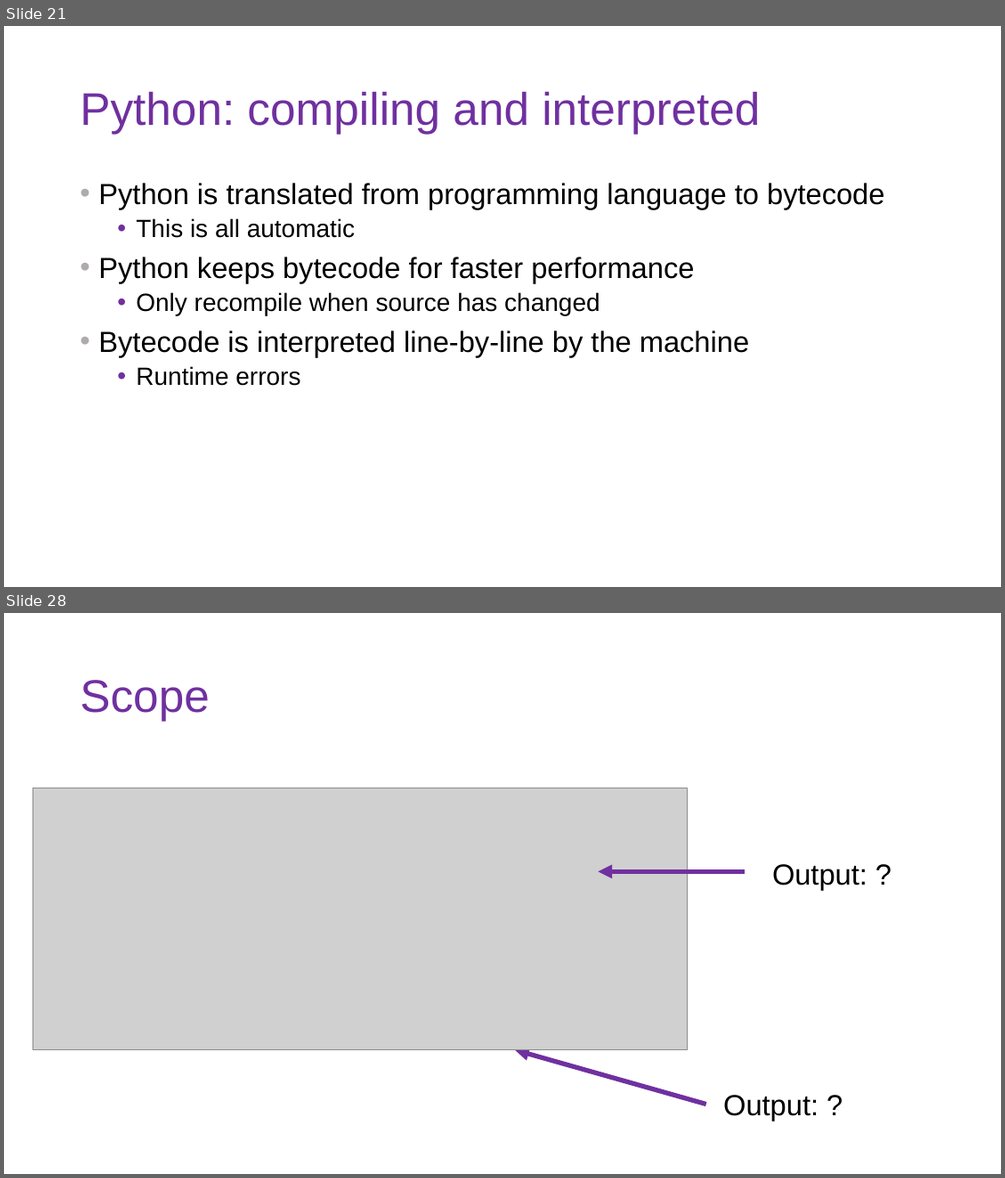
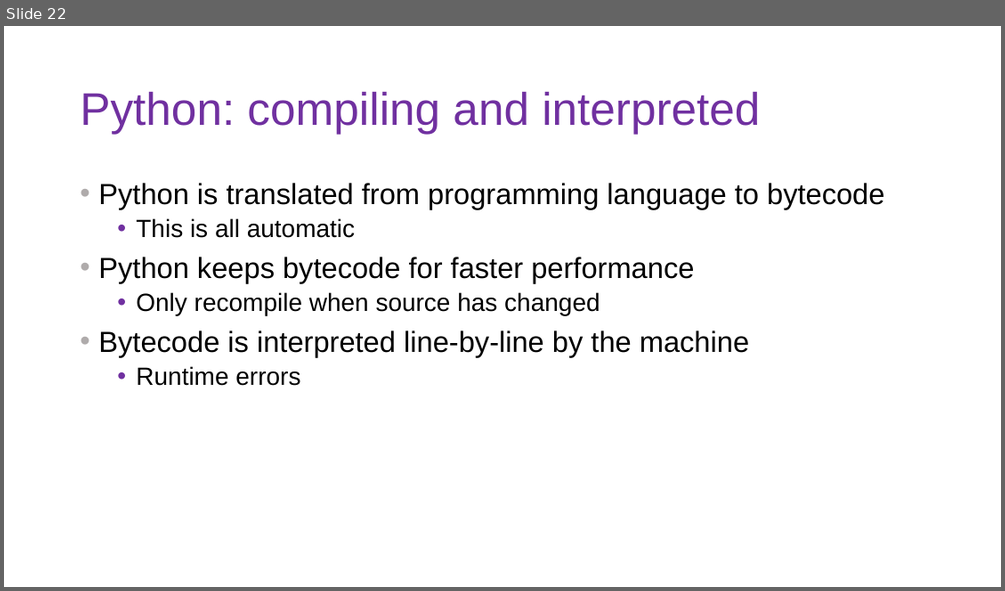
Before and after one commit to DoriMG/SN_python_course, a slide deck: lectures/1_intro_cs.pptx. Shown one above the other, each under a label of ours: slides 21 and 28 before the commit, slide 22 after it; the slides between them are not shown. The pictures are 1005x1178 and 1005x591 pixels, drawn with LibreOffice and Linux fonts; fonts in the diff are those of the drawing; grey boxes stand for pictures. Boxes give left, top, right and bottom in pixels: in the first picture for what was removed or moved away, otherwise in the second. Text is boxed around its words. In the diff, an @@ line names an element or a change of style, - is before the commit and + after.

```diff
--- a/lectures/1_intro_cs.pptx
+++ b/lectures/1_intro_cs.pptx
@@ slide 28 removed at <box>4,613,1001,1174</box>, background #FFFFFF @@
@@ title removed at <box>80,680,209,721</box> @@
-Scope
@@ picture removed at <box>32,788,688,1050</box> @@
@@ arrow removed from (744, 872) to (598, 872) @@
@@ text removed at <box>772,864,867,890</box> @@
-Output: ?
@@ arrow removed from (706, 1104) to (515, 1050) @@
@@ text removed at <box>723,1094,818,1120</box> @@
-Output: ?
@@ what was slide 21 is now slide 22 @@
```
Also in this commit, not shown: 6 slides added, 11 other slides removed, 40 other files.
